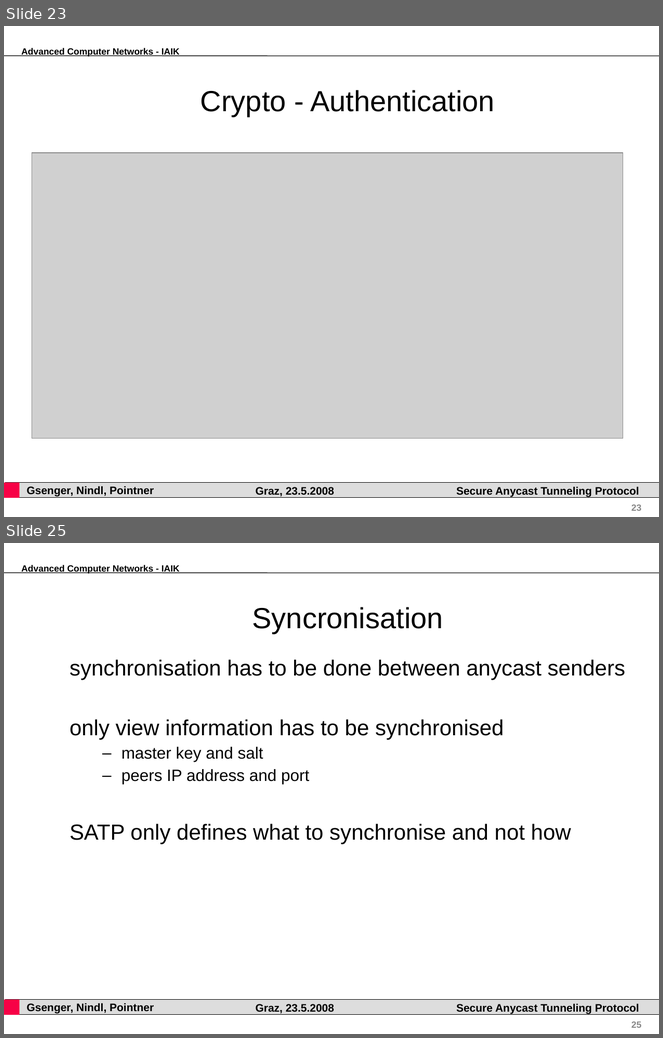
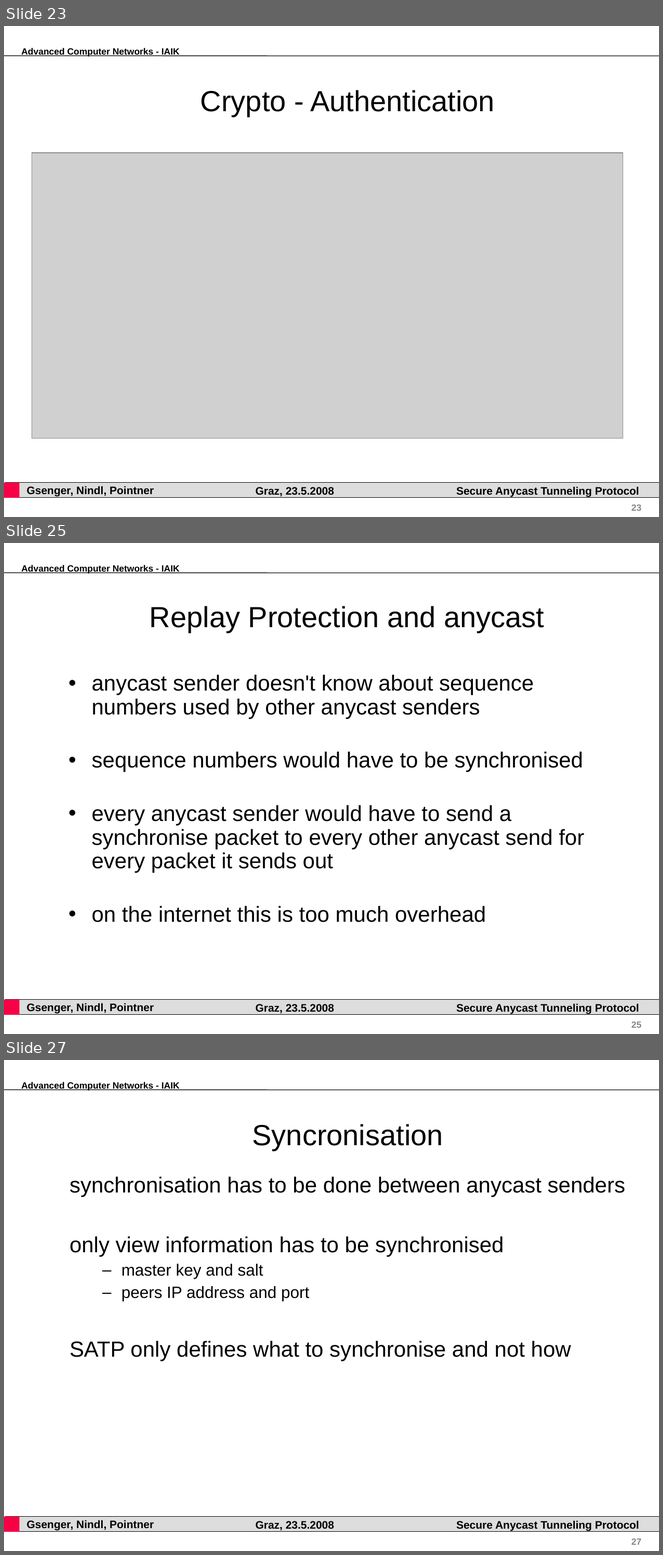
Before and after one commit to pyhedgehog/anytun, a slide deck: papers/acn.ppt. Shown one above the other, each under a label of ours: slides 23 and 25 before the commit, slides 23, 25 and 27 after it; the slides between them are not shown. The pictures are 663x1038 and 663x1555 pixels, drawn with LibreOffice and Linux fonts; fonts in the diff are those of the drawing; grey boxes stand for pictures; background and template pictures are left out. Boxes give left, top, right and bottom in pixels: in the first picture for what was removed or moved away, otherwise in the second. Text is boxed around its words. In the diff, an @@ line names an element or a change of style, - is before the commit and + after.

Commit message:
added additional slides for replay protection

```diff
--- a/papers/acn.ppt
+++ b/papers/acn.ppt
@@ slide 25 added at (4,543,659,1034), background #FFFFFF; not listed: 7 template elements that a slide beside it also shows @@
@@ title added at (150,606,544,632), 32 pt, text #000000 @@
+Replay Protection and anycast
@@ text added at (92,675,584,923), 24 pt, text #000000 @@
+• anycast sender doesn't know about sequence numbers used by other anycast senders
+• sequence numbers would have to be synchronised
+• every anycast sender would have to send a synchronise packet to every other anycast send for every packet it sends out
+• on the internet this is too much overhead
@@ what was slide 25 is now slide 27 @@
@@ page number at (632,1539,642,1545): text changed @@
-25
+27
```
Also in this commit, not shown: 1 slide changed, 2 other slides added.
